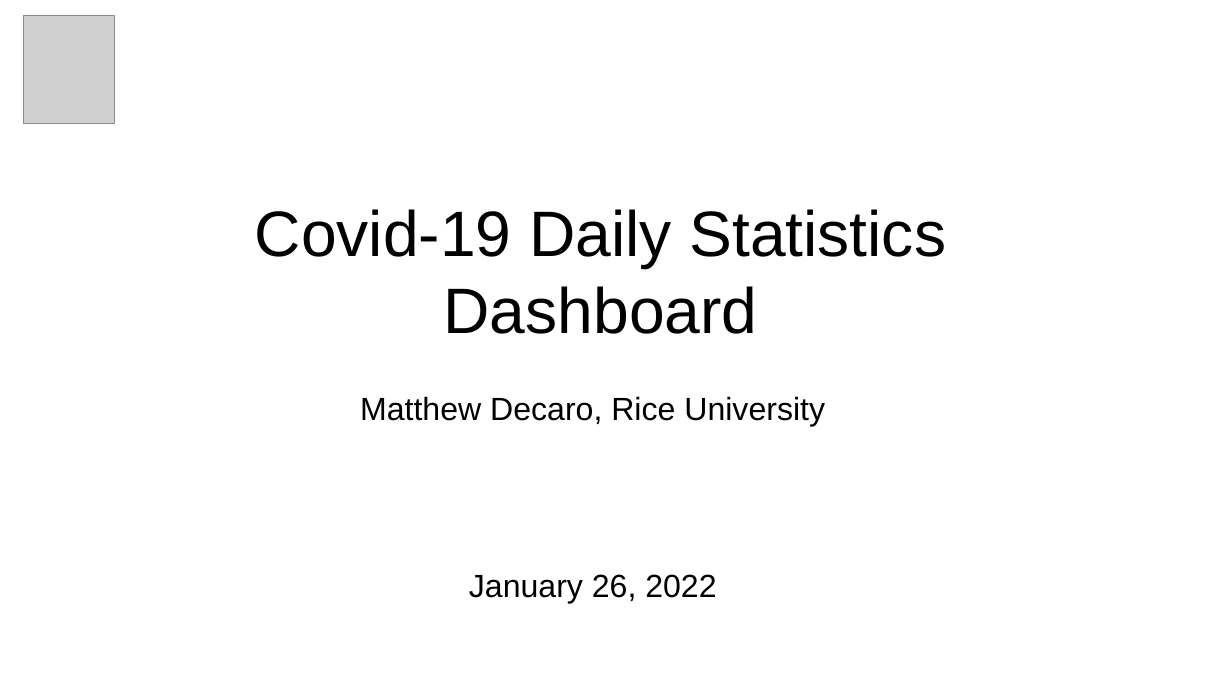
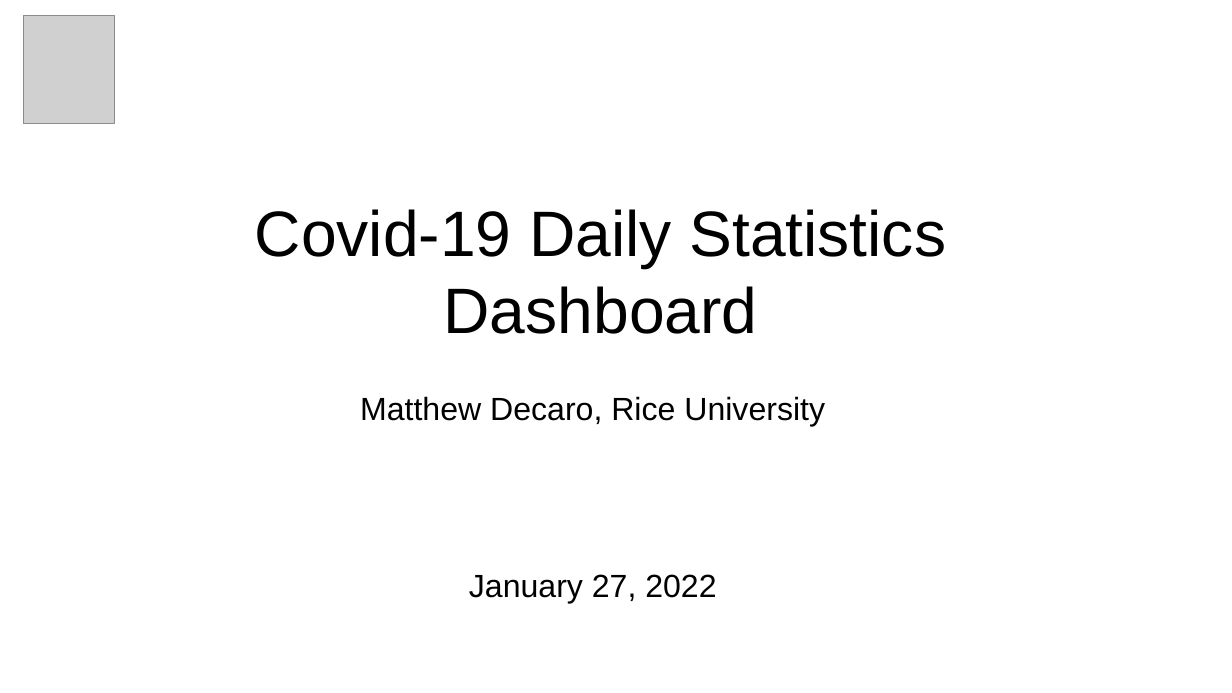
Before and after one commit to msdec321/DataAnalysisWorkbooks, a slide deck: slide 1 of Covid19/Covid19_dashboard.pptx. Drawn at 1232x693 pixels with LibreOffice and Linux fonts; fonts in the diff are those of the drawing; grey boxes stand for pictures. Boxes give left, top, right and bottom in pixels: in the first picture for what was removed or moved away, otherwise in the second. Text is boxed around its words. In the diff, an @@ line names an element or a change of style, - is before the commit and + after.

Commit message:
Updated pptx dashboard

```diff
--- a/Covid19/Covid19_dashboard.pptx
+++ b/Covid19/Covid19_dashboard.pptx
@@ text at <box>469,574,716,604</box>: text changed @@
-January 26, 2022
+January 27, 2022
```
